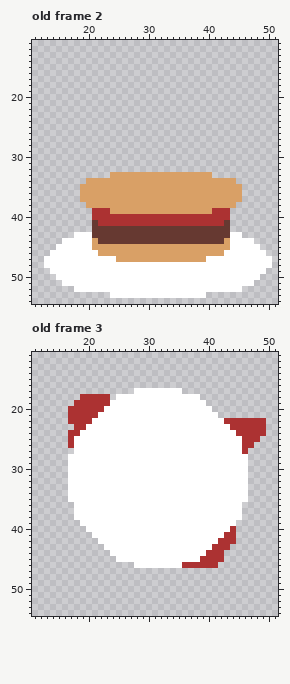
One commit to this pixel-art file: assets/images/graphics/missed_burger.aseprite. Above, as it was before the edit.
64x64 pixels, 6 frames. Shown: old frame 2: x 11..51, y 11..54; old frame 3: x 11..51, y 11..54. The commit also changed other frames, which this record leaves out.
The result:
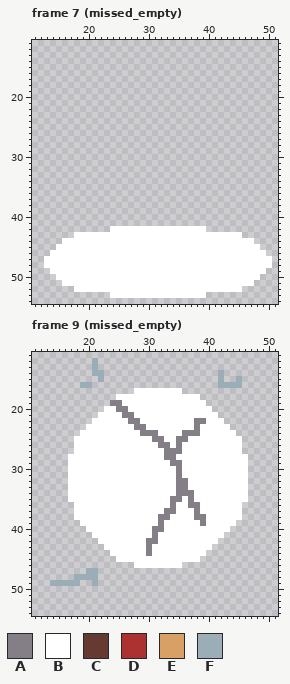
Palette (. is transparent): A #847e87  B #ffffff  C #663931  D #ac3232  E #d9a066  F #9badb7
A new or re-ordered frame is compared with the old frame closest to it.
What changed:
frames 6 -> 12
layer "impact" added
Frame 7 (missed_empty) is new; against old frame 2, layer "burger_over":
Colour C becomes colour B in row 42 at x 24 to 39; in row 43 at x 21 to 43; in row 44 at x 22 to 42.
Colour E becomes colour B in row 44 at x 21 and 43; in row 45 at x 21 to 43; in row 46 at x 22 to 42; in row 47 at x 25 to 39.
Colour C is removed in row 41 at x 21 and 43; in row 42 at x 21 to 23 and 40 to 43.
Colour D is removed in row 39 at x 21 to 23 and 41 to 43; in row 40 at x 21 to 43; in row 41 at x 22 to 42.
Colour E is removed in row 33 at x 24 to 40; in row 34 at x 20 to 44; in rows 35 to 37 at x 19 to 45; in row 38 at x 20 to 44; in row 39 at x 24 to 40.
Frame 9 (missed_empty) is new; against old frame 3, layers "impact", "plate", "burger_under":
Colour B becomes colour A in row 19 at x 24 to 25; in row 20 at x 25 to 26; in row 21 at x 26 to 27; in row 22 at x 27 to 28 and 38 to 39; in row 23 at x 28 to 29 and 38; in row 24 at x 29 to 31 and 36 to 38.
Colour B becomes colour A in row 25 at x 31 to 32 and 35 to 36; in row 26 at x 32 to 33 and 35; in row 27 at x 33 to 35; in row 28 at x 33 to 34; in row 29 at x 34 to 35; in rows 30 to 31 at x 35.
Colour B becomes colour A in rows 32 to 33 at x 35 to 36; in row 34 at x 35 to 37; in row 35 at x 34 to 35 and 37; in row 36 at x 34 and 37 to 38; in row 37 at x 33 to 34 and 38; in row 38 at x 32 to 33 and 38 to 39.
Colour B becomes colour A in row 39 at x 32 and 39; in row 40 at x 31 to 32; in row 41 at x 31; in row 42 at x 30 to 31; in rows 43 to 44 at x 30.
The author put colour F in rows 12 to 13 at x 21; in row 14 at x 21 to 22 and 42; in row 15 at x 22, 42 and 45; in row 16 at x 19 to 20 and 42 to 45; in row 47 at x 20 to 21; in row 48 at x 18 to 21.
The author put colour F in row 49 at x 14 to 18 and 21.
Colour D is removed in row 18 at x 19 to 23; in row 19 at x 18 to 23; in row 20 at x 17 to 22; in row 21 at x 17 to 21; in row 22 at x 17 to 20 and 43 to 49; in row 23 at x 18 to 19 and 44 to 49.
Colour D is removed in row 24 at x 17 to 18 and 45 to 49; in row 25 at x 17 and 46 to 48; in row 26 at x 17 and 46 to 47; in row 27 at x 46; in row 40 at x 44; in row 41 at x 43 to 44.
Colour D is removed in row 42 at x 42 to 44; in row 43 at x 41 to 43; in row 44 at x 40 to 42; in row 45 at x 39 to 42; in row 46 at x 36 to 41.
